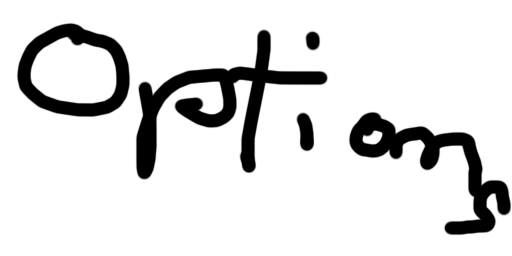
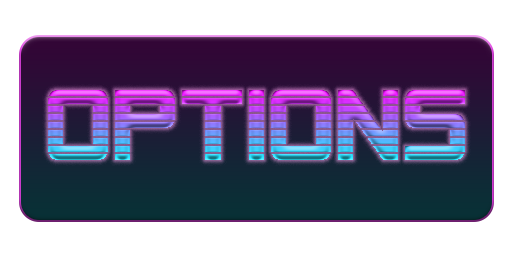
Layered file, before and after one edit (512 x 256). Changes by layer:
added layer "OPTIONS" above "Rounded Rectangle 1" over (48, 90, 465, 160)
added layer "Rounded Rectangle 1" above "Background" over (19, 35, 494, 222)
